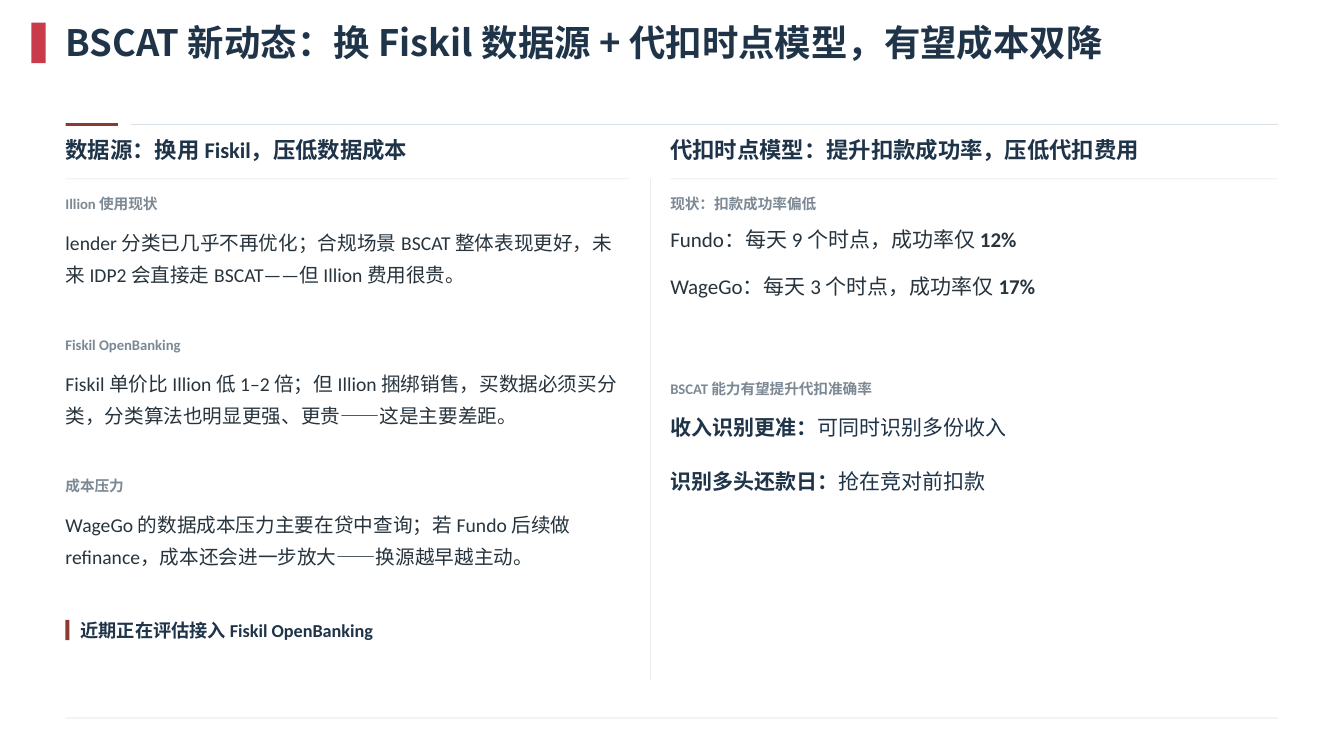
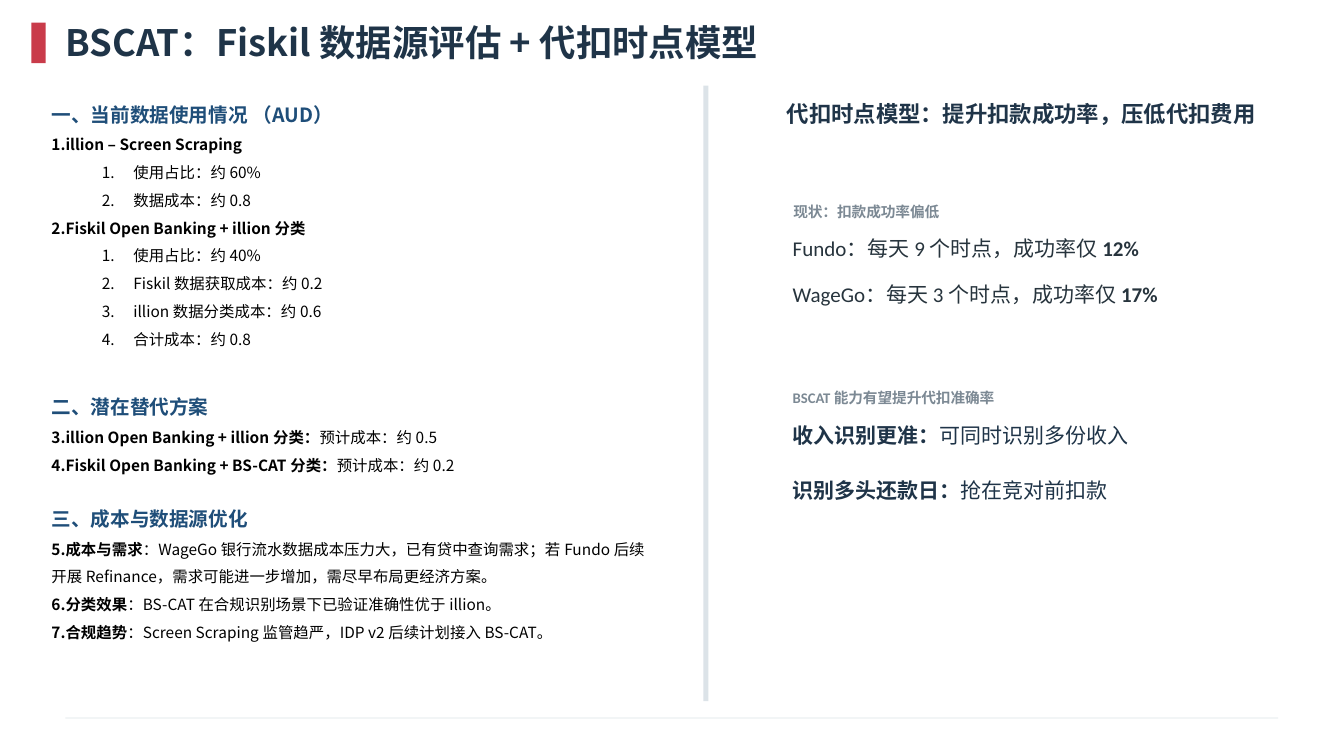
Before and after one commit to EliamZhang/Nov-MBR, a slide deck: slide 6 of model part_优化版_v2.pptx. Drawn at 1344x756 pixels with LibreOffice and Linux fonts; fonts in the diff are those of the drawing; background and template pictures are left out. Boxes give left, top, right and bottom in pixels: in the first picture for what was removed or moved away, otherwise in the second. Text is boxed around its words. In the diff, an @@ line names an element or a change of style, - is before the commit and + after.

Commit message:
Add WageGo-Fundo diff column to profile slide and rebuild slide 6 left column layout

```diff
--- a/model part_优化版_v2.pptx
+++ b/model part_优化版_v2.pptx
@@ text at (65, 25, 758, 60): text changed @@
-BSCAT 新动态：换 Fiskil 数据源 + 代扣时点模型，有望成本双降
+BSCAT：Fiskil 数据源评估 + 代扣时点模型
@@ rectangle: place and size @@
-rectangle at (650, 178, 651, 680)
+rectangle at (704, 86, 709, 702)
@@ rectangle at (704, 86, 709, 702): mirrored @@
@@ text added at (51, 105, 645, 642), 11 pt, text #000000 @@
+一、当前数据使用情况 （AUD）
+1. illion – Screen Scraping
+  1. 使用占比：约 60%
+  2. 数据成本：约 0.8
+2. Fiskil Open Banking + illion 分类
+  1. 使用占比：约 40%
+  2. Fiskil 数据获取成本：约 0.2
+  3. illion 数据分类成本：约 0.6
+  4. 合计成本：约 0.8
+二、潜在替代方案
+1. illion Open Banking + illion 分类：预计成本：约 0.5
+2. Fiskil Open Banking + BS-CAT 分类：预计成本：约 0.2
+三、成本与数据源优化
+1. 成本与需求：WageGo 银行流水数据成本压力大，已有贷中查询需求；若 Fundo 后续开展 Refinance，需求可能进一步增加，需尽早布局更经济方案。
+2. 分类效果：BS-CAT 在合规识别场景下已验证准确性优于 illion。
+3. 合规趋势：Screen Scraping 监管趋严，IDP v2 后续计划接入 BS-CAT。
@@ text "代扣时点模型：提升扣款成功率，压低代扣费用": place and size @@
-text "代扣时点模型：提升扣款成功率，压低代扣费用" at (670, 139, 1139, 161)
+text "代扣时点模型：提升扣款成功率，压低代扣费用" at (787, 103, 1256, 125)
@@ text removed at (65, 139, 408, 161) @@
-数据源：换用 Fiskil，压低数据成本
@@ rectangle removed at (66, 123, 118, 126) @@
@@ rectangle removed at (131, 124, 1278, 125) @@
@@ rectangle removed at (66, 178, 630, 179) @@
@@ rectangle removed at (670, 178, 1278, 179) @@
@@ text removed at (65, 196, 157, 210) @@
-Illion 使用现状
@@ text "现状：扣款成功率偏低": place and size @@
-text "现状：扣款成功率偏低" at (670, 196, 816, 210)
+text "现状：扣款成功率偏低" at (793, 204, 939, 218)
@@ text removed at (65, 233, 612, 284) @@
-lender 分类已几乎不再优化；合规场景 BSCAT 整体表现更好，未来 IDP2 会直接走 BSCAT——但 Illion 费用很贵。
@@ text removed at (65, 339, 180, 353) @@
-Fiskil OpenBanking
@@ text removed at (65, 374, 617, 425) @@
-Fiskil 单价比 Illion 低 1–2 倍；但 Illion 捆绑销售，买数据必须买分类，分类算法也明显更强、更贵——这是主要差距。
@@ text removed at (65, 478, 123, 493) @@
-成本压力
@@ 5 texts: place and size @@
-5 texts at (670, 229, 1036, 491)
+5 texts at (793, 238, 1158, 500)
@@ text removed at (65, 515, 570, 566) @@
-WageGo 的数据成本压力主要在贷中查询；若 Fundo 后续做 refinance，成本还会进一步放大——换源越早越主动。
@@ rectangle removed at (66, 620, 70, 640) @@
@@ text removed at (81, 621, 373, 640) @@
-近期正在评估接入 Fiskil OpenBanking
```
Also in this commit, not shown: 1 other slide changed.
